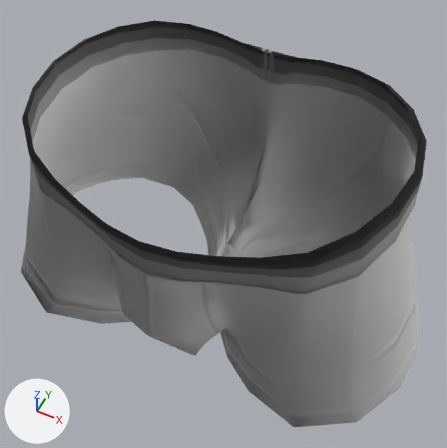
An edit to the glTF model apps/web/public/assets/3dx/clothes/underwear/3dx_m_underwear_briefs.glb, drawn before and after from the same camera.
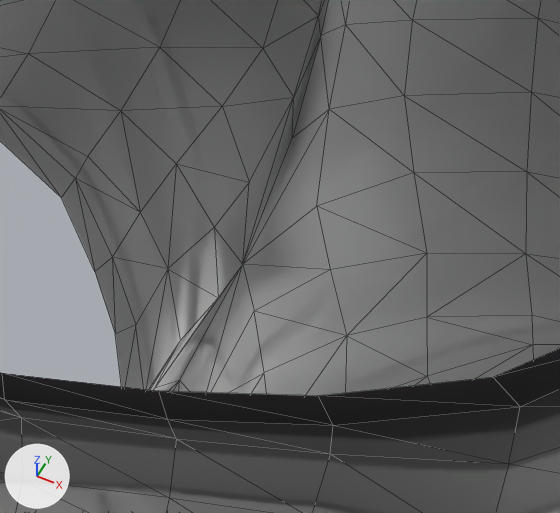
The first picture shows the older version from a 50 mm camera at (0.171, -0.347, 1.315) aimed at (0.007, -0.02, 0.906). The close-ups show the older and then the newer version on the part from 39% to 73% of the width and 34% to 64% of the height of that picture. Only the edits that show in the close-ups are written down. Every picture has the same lights, and +X, +Y and +Z are marked at lower left. The close-ups show mesh edges as thin lines. Vertices at exactly the same position are counted once.

The scene before the commit, as lines of its bpy script (objects in view):
```python
me_pantie_1 = bpy.data.meshes.new('pantie_1')
me_pantie_1.from_pydata(...)  # 441 vertices, 822 faces; spans x -0.199..0.199, y -0.14..0.112, z 0.797..1.029
me_pantie_1.materials.append(mat_pantie_1)
ob_pantie_1 = bpy.data.objects.new('pantie_1', me_pantie_1)
ob_pantie_1.location = (0.0, 0.0, 0.0)
```
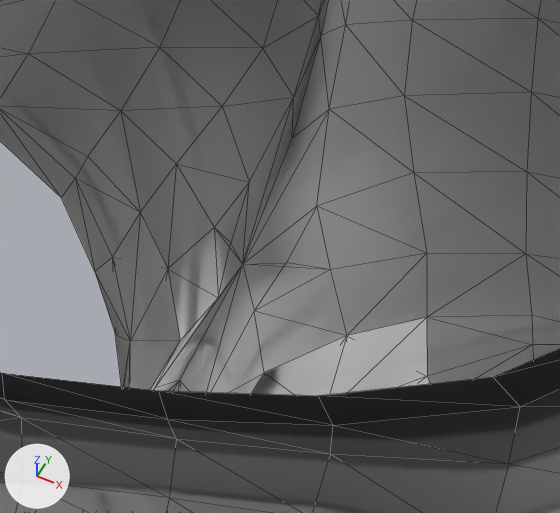
What the commit changed:
me_pantie_1 is used by ob_pantie_1; location (0.0, 0.0, 0.0).
me_pantie_1 had 441 vertices, 822 faces and spanned x -0.199..0.199, y -0.14..0.112, z 0.797..1.029.
me_pantie_1 now has 447 vertices, 870 faces and spans x -0.199..0.199, y -0.14..0.112, z 0.797..1.029.
Part 1, on me_pantie_1:
6 vertices are added at (0.011, -0.02, 0.82), (0.03, 0.024, 0.812), (0.008, 0.044, 0.845), (-0.011, -0.02, 0.82), (-0.03, 0.024, 0.812), (-0.008, 0.044, 0.845).
48 new faces join them.

Pixel boxes [x1, y1, x2, y2] of what changed, in the close-ups (560 x 513 px):
part 1 of me_pantie_1, added: after [95, 213, 430, 396]
